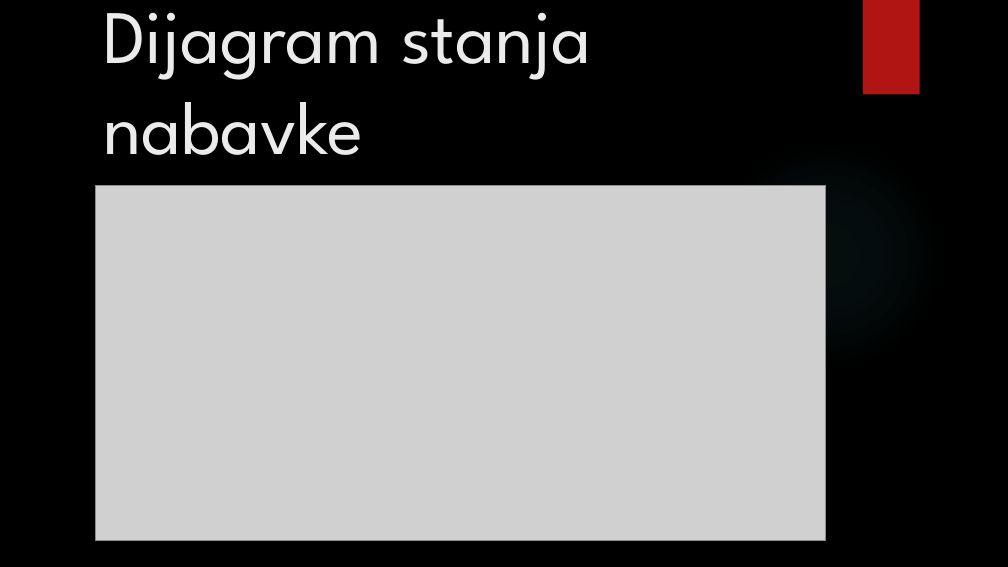
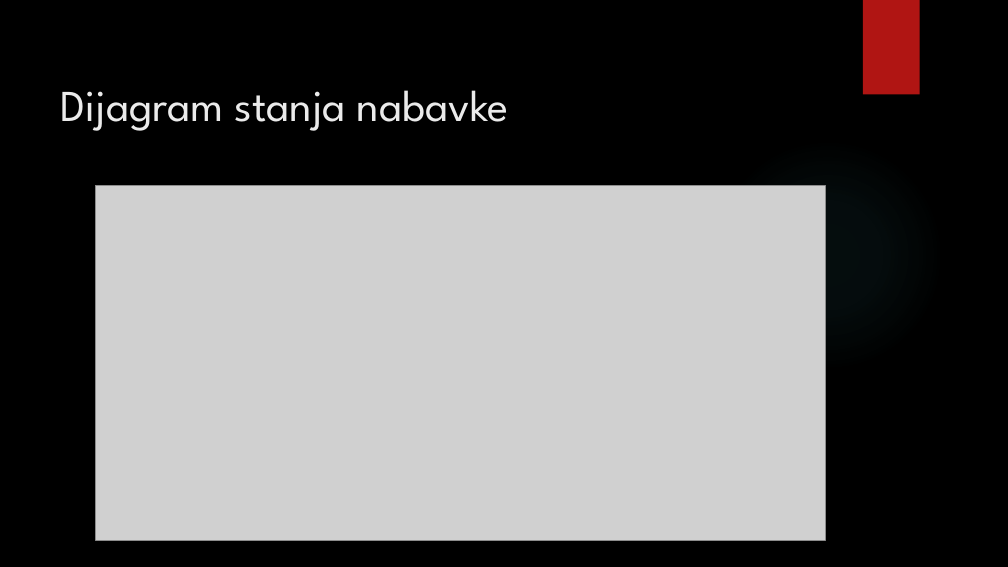
Before and after one commit to MATFPodmladak/ISGradjevinskeFirme, a slide deck: slide 9 of Prezentacija.pptx. Drawn at 1008x567 pixels with LibreOffice and Linux fonts; fonts in the diff are those of the drawing; grey boxes stand for pictures; background and template pictures are left out. Boxes give left, top, right and bottom in pixels: in the first picture for what was removed or moved away, otherwise in the second. Text is boxed around its words. In the diff, an @@ line names an element or a change of style, - is before the commit and + after.

```diff
--- a/Prezentacija.pptx
+++ b/Prezentacija.pptx
@@ text "Dijagram stanja nabavke": place and size @@
-text "Dijagram stanja nabavke" at bbox=[103, 12, 591, 155]
+text "Dijagram stanja nabavke" at bbox=[61, 90, 509, 131]
@@ text "Dijagram stanja nabavke" at bbox=[61, 90, 509, 131]: size 72 to 42 pt @@
```
Also in this commit, not shown: 1 other slide changed, 4 other files.
